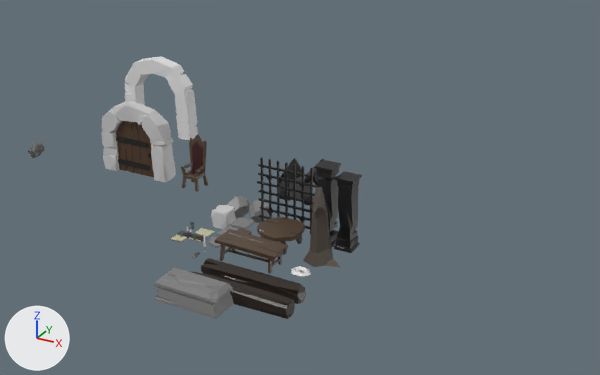
A saved change to the Blender file Models/scene.blend.
Rendered twice from a 50 mm lens placed at (64.6, -75.5, 40.6), pointed at (23.8, -1.4, 3.5). Arrows for +X, +Y and +Z are at lower left; the lights stay in place.

Objects in the first picture: 'Bars', 'Door', 'DoorEdge', 'Door_Frame', 'Grave_Base', 'Grave_Top', 'Pillar_Square', 'Table_Rectangular', 'Table_Round', 'Tree', 'Wood_Cube', 'Wood_Cylinder'.
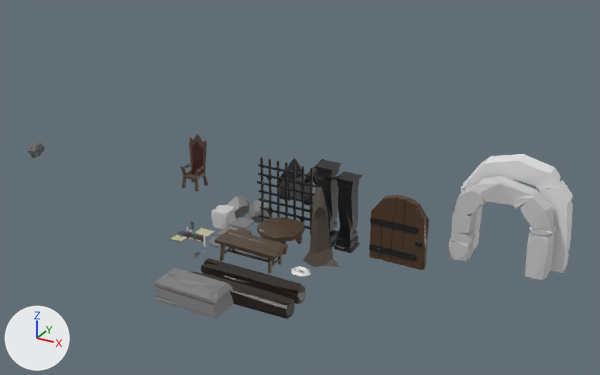
Where the change shows, as pixel boxes [x1, y1, x2, y2] in the pictures (600 x 375 px):
'Door_Frame', moved
    before: [102, 100, 176, 182]
    after: [449, 176, 556, 280]
'DoorEdge', moved
    before: [125, 56, 198, 140]
    after: [461, 154, 573, 273]
'Door', moved
    before: [116, 121, 154, 177]
    after: [369, 195, 429, 270]

What changed in the scene script:
```text
Change ob_door:
    ob_door.location: (0.0, 0.0, 0.0) -> (37.63, -6.0, 0.0)
Change ob_dooredge:
    ob_dooredge.location: (-6.87, 13.53, 0.0) -> (47.19, 0.7, 0.0)
Change ob_door_frame:
    ob_door_frame.location: (0.0, 0.0, 0.0) -> (46.67, -1.64, 0.0)
```
